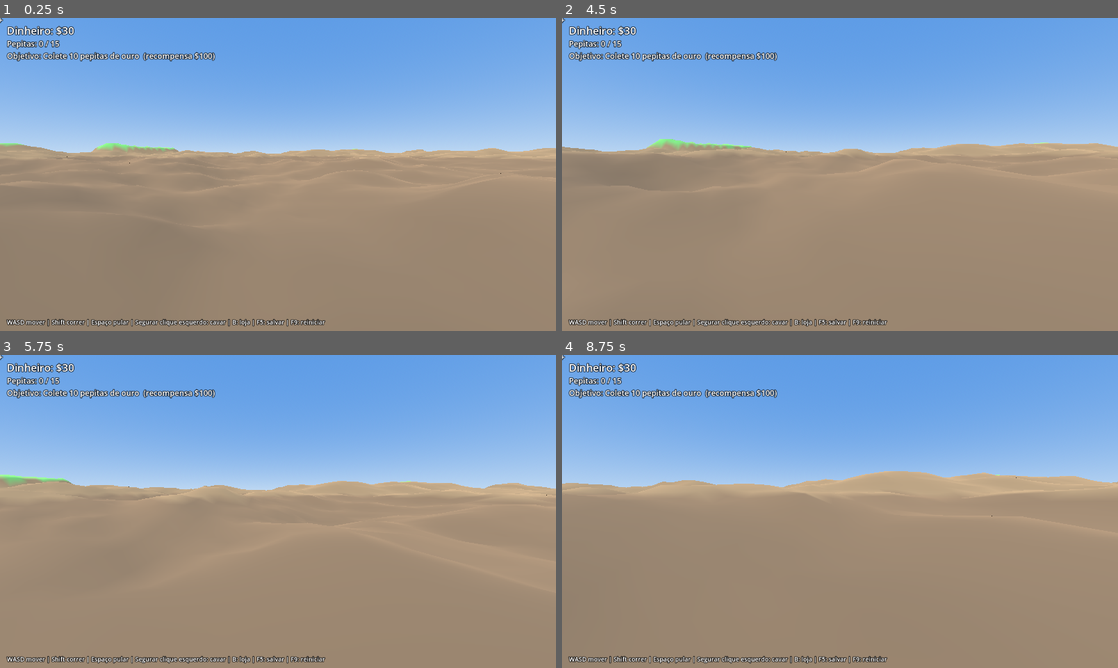
Above: before the commit, frames 1-4 (two rows, left to right).
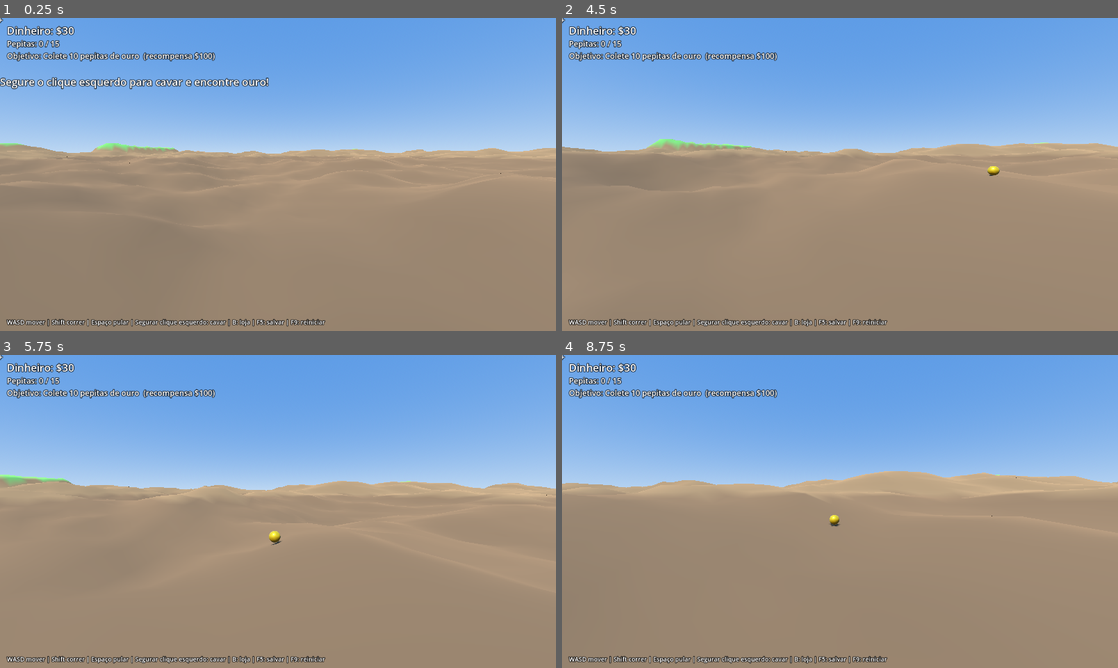
Above: after the commit, the same moments.

Repository: cepedf/hydroneer-releitura-2
Game: Godot game, scene res://scenes/main.tscn
The game is run twice, just before and just after one commit, with the same random seed, the same clock (stepped at 60 frames per second) and the same inputs.
Inputs (mouse positions are in pixels of both pictures, inside the frame that each line leads up to):
- Up to frame 1 (0.25 s): no input
- Up to frame 2 (4.5 s): move the mouse to (867, 174) at 0.52 s; press the mouse at (867, 174) at 0.53 s; hold W (move_forward) from 0.53 s (still down); tap Space (jump) at 0.77, 1.52, 3.02, 3.77 s; move the mouse to (812, 174) at 1.27 s; release the mouse at (812, 174) at 1.28 s; click (812, 174) at 1.35 s; move the mouse to (851, 168) at 2.02 s; hold E (sell) 2.03-2.78 s; click (851, 168) at 2.3 s; move the mouse to (834, 180) at 2.77 s; tap Shift (sprint) at 2.85 s; click (834, 180) at 3.05 s; move the mouse to (878, 177) at 3.52 s; press the mouse at (878, 177) at 3.53 s; move the mouse to (795, 171) at 4.27 s; release the mouse at (795, 171) at 4.28 s; click (795, 171) at 4.35 s
- Up to frame 3 (5.75 s): keep holding W (move_forward); tap Space (jump) at 4.52 s; move the mouse to (283, 511) at 5.02 s; hold E (sell) from 5.03 s (still down); click (283, 511) at 5.3 s
- Up to frame 4 (8.75 s): move the mouse to (817, 505) at 5.77 s; release W (move_forward) at 5.78 s; release E (sell) at 5.78 s; hold D (move_right) 5.78-6.53 s; tap Shift (sprint) at 5.85 s; tap Space (jump) at 6.02, 6.77, 7.52 s; click (817, 505) at 6.05 s; move the mouse to (867, 511) at 6.52 s; press the mouse at (867, 511) at 6.53 s; hold W (move_forward) from 6.53 s (still down); move the mouse to (812, 511) at 7.27 s; release the mouse at (812, 511) at 7.28 s; click (812, 511) at 7.35 s; move the mouse to (851, 505) at 8.02 s; hold E (sell) from 8.03 s (still down); click (851, 505) at 8.3 s

The runs differ from the first frame. In frame 1, 1.0% of the frame differs, in the area x 0-49%, y 18-23%; in frame 2, less than 0.1%; in frame 3, less than 0.1%; in frame 4, less than 0.1%.

Commit message:
Ouro garantido por escavação com acumulador; dica inicial na tela

Diff:
--- a/scripts/main.gd
+++ b/scripts/main.gd
@@ -43,6 +43,7 @@
 
 var _nuggets: Array[Node3D] = []
 var _nugget_material: StandardMaterial3D
+var _gold_dust := 0.0
 var _collect_timer := 0.0
 var _conveyor_timer := 0.0
 var _autosave_timer := 0.0
@@ -67,6 +68,7 @@
 	_nugget_material.metallic = 0.8
 	_nugget_material.roughness = 0.3
 	load_game()
+	hud.flash("Segure o clique esquerdo para cavar e encontre ouro!")
 
 
 func _process(delta: float) -> void:
@@ -132,9 +134,11 @@
 	dig_cooldown = _dig_cooldown()
 	if owned.has("pump"):
 		terrain.add_water_at(hit, 1.2)
-	var nuggets: int = terrain.dig(hit, _dig_radius(), _dig_power())
+	var gold: float = terrain.dig(hit, _dig_radius(), _dig_power())
 	deepest = minf(deepest, hit.y)
-	for i in nuggets:
+	_gold_dust += gold
+	while _gold_dust >= 1.0:
+		_gold_dust -= 1.0
 		_spawn_nugget(hit)
 	_check_objectives()
 
